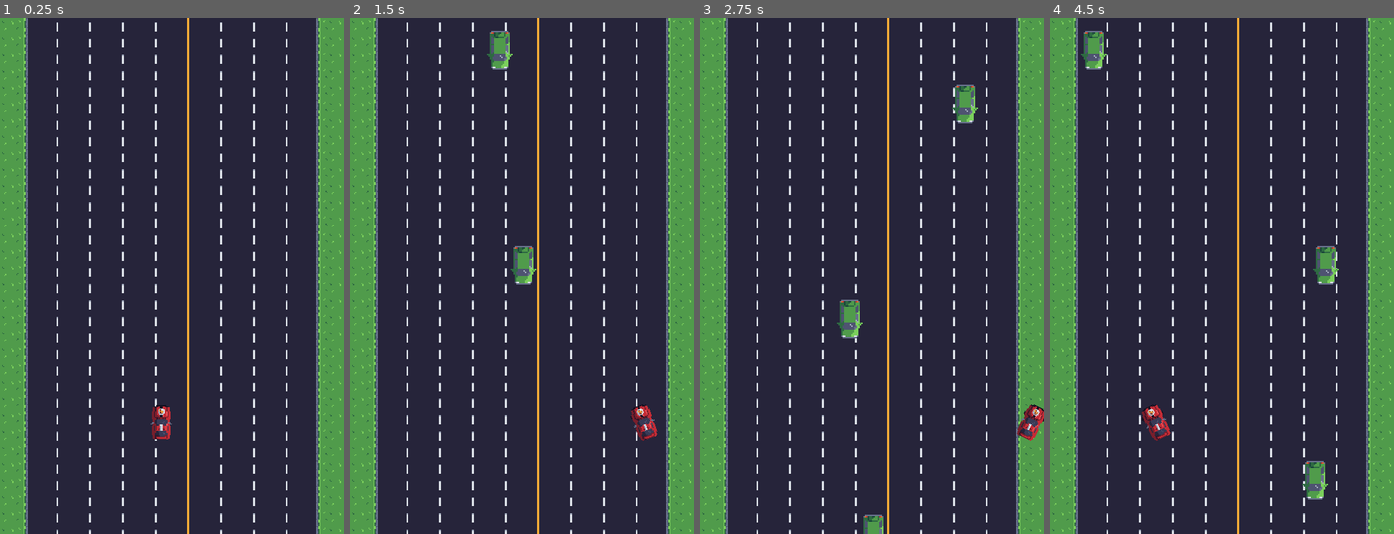
Above: before the commit, frames 1-4 (left to right).
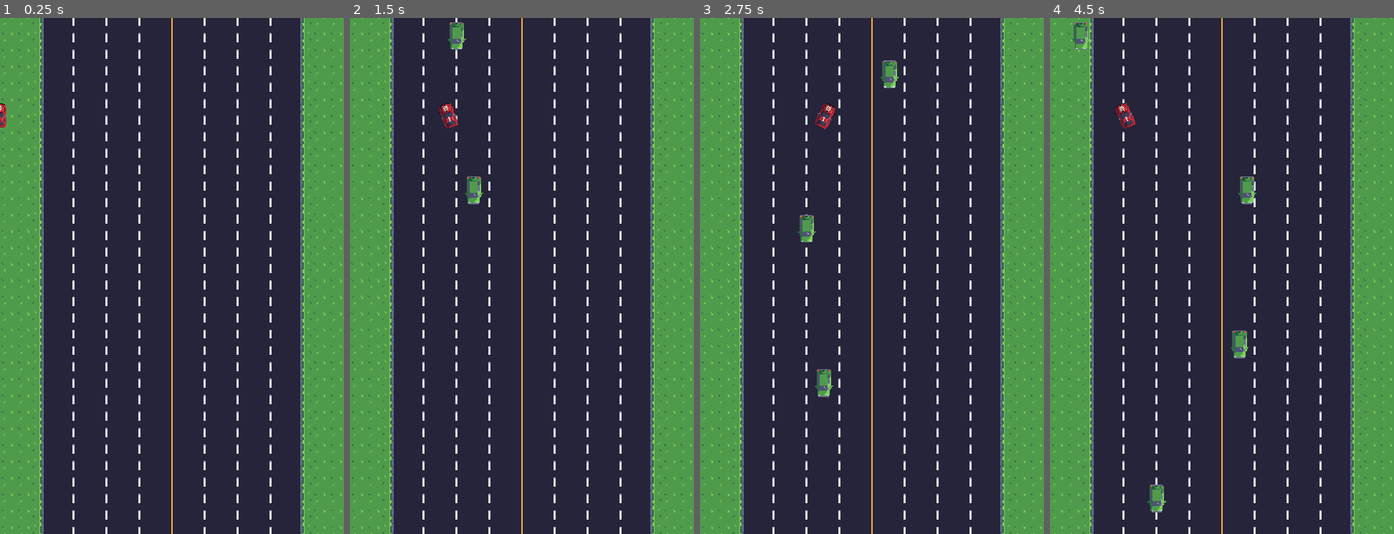
Above: after the commit, the same moments.

Repository: ntuininga/TrafficPizza
Game: Godot game, scene res://scenes/main.tscn
Same seed, same stepped clock (60 frames per second), same inputs: the game is played once before the commit and once after it.
Inputs:
- Up to frame 1 (0.25 s): no input
- Up to frame 2 (1.5 s): hold Right (move_right) 0.53-1.28 s; hold Left (move_left) from 1.28 s (still down)
- Up to frame 3 (2.75 s): release Left (move_left) at 2.03 s; hold Right (move_right) from 2.03 s (still down)
- Up to frame 4 (4.5 s): release Right (move_right) at 3.53 s; hold Left (move_left) from 3.53 s (still down)

The runs differ from the first frame. In frame 1, 18% of the frame differs, in the area x 0-100%, y 0-100%; in frame 2, 20%; in frame 3, 20%; in frame 4, 20%.

Commit message:
update:base off camera zoom

Diff:
--- a/scenes/main.tscn
+++ b/scenes/main.tscn
@@ -6,25 +6,20 @@
 [ext_resource type="PackedScene" uid="uid://c0mwvfq1sa1og" path="res://scenes/vehicle.tscn" id="4_jyhfs"]
 [ext_resource type="PackedScene" uid="uid://b0j3smo2tp4wv" path="res://scenes/tile_map_layer.tscn" id="4_tipki"]
 [ext_resource type="Script" uid="uid://cvfyjl6y3gjfm" path="res://scripts/seagull_spawner.gd" id="5_o6xl0"]
-[ext_resource type="Script" uid="uid://byr6rm1y6ymoh" path="res://scripts/background_scroll.gd" id="6_tefeu"]
+[ext_resource type="Script" uid="uid://ch7c5jcjcowt5" path="res://scripts/background.gd" id="7_o6xl0"]
 [ext_resource type="PackedScene" uid="uid://iy5wpjemqa50" path="res://scenes/seagull.tscn" id="7_tipki"]
 
 [node name="Main" type="Node2D"]
 script = ExtResource("1_0wfyh")
 
 [node name="Player" parent="." instance=ExtResource("2_sugp2")]
-position = Vector2(226, 563)
+position = Vector2(0, 200)
 scale = Vector2(1.5, 1.5)
 speed = 350
 rotation_speed = 10
 
 [node name="StartPosition" type="Marker2D" parent="."]
-position = Vector2(225, 564)
-
-[node name="Background" type="Node2D" parent="."]
-z_index = -1
-script = ExtResource("6_tefeu")
-tilemap_base = ExtResource("4_tipki")
+position = Vector2(0, 200)
 
 [node name="Spawners" type="Node2D" parent="."]
 
@@ -41,6 +36,14 @@
 [node name="VehicleSpawnTimer" type="Timer" parent="Spawners/VehicleSpawner"]
 autostart = true
 
+[node name="Background" type="Node2D" parent="."]
+script = ExtResource("7_o6xl0")
+
+[node name="Camera2D" type="Camera2D" parent="Background"]
+zoom = Vector2(0.5, 0.5)
+
+[node name="TileMapLayer" parent="Background" instance=ExtResource("4_tipki")]
+
 [connection signal="game_over" from="." to="Spawners/VehicleSpawner" method="_on_main_game_over"]
 [connection signal="timeout" from="Spawners/Seagull Spawner/SeagullSpawnTimer" to="Spawners/Seagull Spawner" method="_on_seagull_spawn_timer_timeout"]
 [connection signal="timeout" from="Spawners/VehicleSpawner/VehicleSpawnTimer" to="Spawners/VehicleSpawner" method="_on_vehicle_spawn_timer_timeout"]
--- a/scenes/tile_map_layer.tscn
+++ b/scenes/tile_map_layer.tscn
@@ -52,8 +52,7 @@
 sources/0 = SubResource("TileSetAtlasSource_o3fi6")
 
 [node name="TileMapLayer" type="TileMapLayer"]
+z_index = -1
+scale = Vector2(2, 2)
 tile_set = SubResource("TileSet_t43m4")
 script = ExtResource("1_wipo8")
-number_of_lanes = 4
-opposing_lanes = 5
-with_lanes = 4
--- /dev/null
+++ b/scripts/background.gd
@@ -0,0 +1,17 @@
+extends Node2D
+
+@onready var camera = $Camera2D
+@onready var tilemap = $TileMapLayer
+
+func _ready():
+	var tilemap_rect = tilemap.get_used_rect()
+	tilemap_rect.position *= Vector2i(32,32)
+	tilemap_rect.size *= Vector2i(32,32)
+	var camera_rect = camera.get_viewport_rect()
+	camera.offset = tilemap_rect.position+Vector2i(tilemap_rect.size / 2)
+	var x_ratio = 1.02*camera_rect.size.x/tilemap_rect.size.x
+	var y_ratio = 1.02*camera_rect.size.y/tilemap_rect.size.y
+	if x_ratio < y_ratio:
+		camera.zoom = Vector2(x_ratio,x_ratio)
+	else:
+		camera.zoom = Vector2(y_ratio,y_ratio)
--- a/scripts/background_scroll.gd
+++ b/scripts/background_scroll.gd
@@ -2,36 +2,6 @@
 #
 #@export var scroll_speed := 100.0
 @export var tilemap_base : PackedScene
-#
-#var tilemaps = []
-#var loop_height := 0.0
-#
-func _ready():
-	var tilemap1 = tilemap_base.instantiate()
-	#var tilemap2 = tilemap_base.instantiate()
-	#
-	add_child(tilemap1)
-	#add_child(tilemap2)
-	#
-	#tilemaps = [tilemap1, tilemap2]
-	#
-	#
-	#var tile_size = tilemap1.tile_set.tile_size.y
-#
-	## Determine how many rows are in one loop segment
-	#var tile_count = 0
-	#for cell in tilemap1.get_used_cells(0):
-		#if cell.y > tile_count:
-			#tile_count = cell.y
-	#tile_count = int((tile_count + 1))
-#
-	#loop_height = tile_count * tile_size
-	#tilemap2.position = Vector2(0, -loop_height)
-#
-#func _process(delta):
-	#for tilemap in tilemaps:
-		#tilemap.position.y += scroll_speed * delta
-		#
-	#for tilemap in tilemaps:
-		#if tilemap.position.y > loop_height:
-			#tilemap.position = Vector2(0, -loop_height)
+
+
+#func _ready():
--- a/scripts/background_tilemap.gd
+++ b/scripts/background_tilemap.gd
@@ -2,13 +2,14 @@
 
 var screen_size : Vector2
 var origninal_tile_size : float
-@export var number_of_lanes = 7
-@export var opposing_lanes = 2
-@export var with_lanes = 2
-@export var edge_tiles_left = 2
-@export var edge_tiles_right = 2
+@export var max_lanes = 8
+@export var opposing_lanes = 4
+@export var with_lanes = 4
+@export var edge_tiles_left = 3
+@export var edge_tiles_right = 3
 #Grid size X should always be odd
 var grid_size = Vector2i(17, 0)
+
 
 #Setting atlas coords for different tiles
 var empty_grass_tile = Vector2i(1, 2)
@@ -19,14 +20,11 @@
 var edge_tile = Vector2i(4,0)
 var source_id = 0
 
-var last_tile_placed : Vector2i
 
 func _ready():
 	screen_size = get_viewport_rect().size
 	origninal_tile_size = tile_set.tile_size.y
-	print("Original tile size %s" % [origninal_tile_size])
 	_generate_grid()
-	print("Grid size should be %s,%s" % [grid_size.x, grid_size.y])
 	_generate_basic_background()
 
 
@@ -37,12 +35,13 @@
 	var tile_width = screen_size.x / grid_size.x
 	var y_tile_count = ceil(screen_size.y / tile_width)
 	grid_size = Vector2i(grid_size.x, y_tile_count)
-	var scale_amount = tile_width / origninal_tile_size
+	#var scale_amount = tile_width / origninal_tile_size
+	var scale_amount = 2
 	scale = Vector2(scale_amount, scale_amount)
 
 func _generate_basic_background():
 	var alt_tile = 0
-	var lane_count = 0
+	var last_tile_placed : Vector2i
 	var yellow_line = edge_tiles_left + (opposing_lanes * 2 - 1)
 	for y in range(grid_size.y):
 		for x in range(grid_size.x):
@@ -66,5 +65,3 @@
 
 			last_tile_placed = tile
 			set_cell(Vector2i(x,y),source_id, tile, alt_tile)
-			var coords = self.map_to_local(Vector2i(x,y))
-			print("%s,%s" % [coords.x, coords.y])
--- /dev/null
+++ b/scripts/main_camera.gd
@@ -0,0 +1 @@
+extends Camera2D
Not shown, added: scripts/background.gd.uid
Not shown, added: scripts/main_camera.gd.uid
